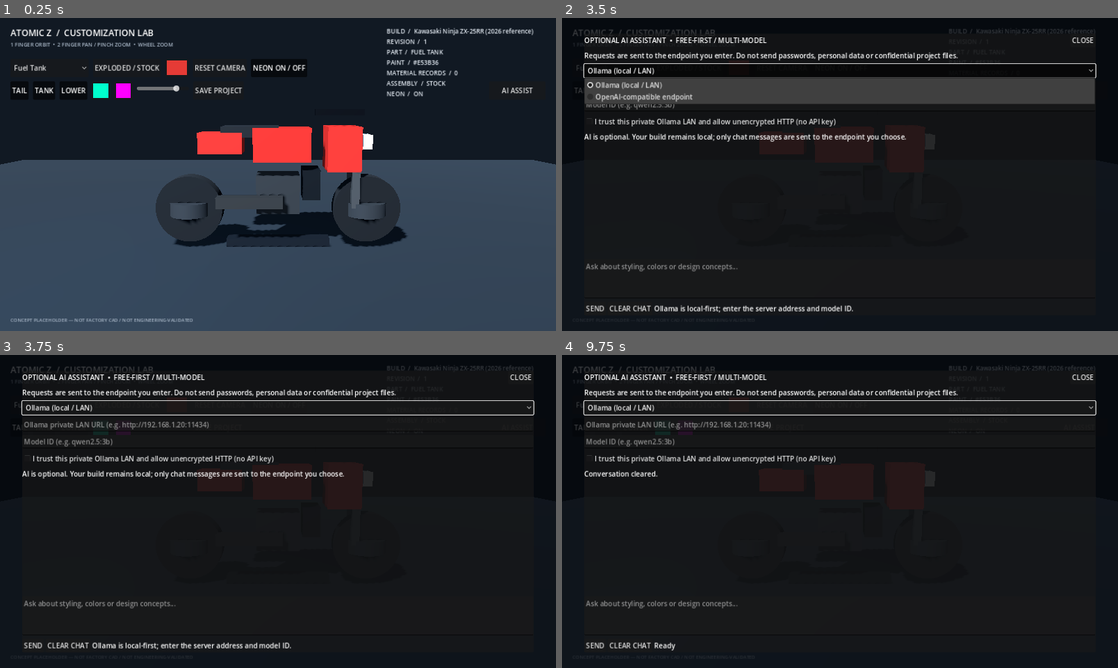
Above: before the commit, frames 1-4 (two rows, left to right).
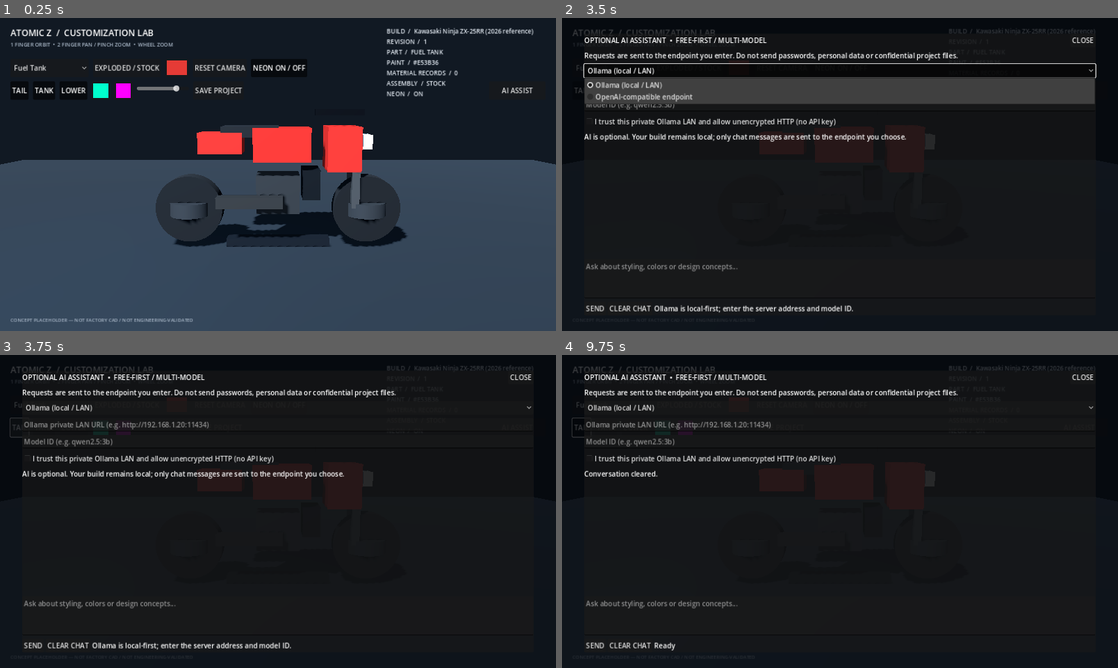
Above: after the commit, the same moments.

Repository: metsam-mastem/Atomic-Z-Customi-Z
Game: Godot game, scene res://scenes/main.tscn
Same seed, same stepped clock (60 frames per second), same inputs: the game is played once before the commit and once after it.
Inputs:
- Up to frame 1 (0.25 s): no input
- Up to frame 2 (3.5 s): click "AI ASSIST" at 0.5 s; click "Fuel Tank" at 1.25 s; click "EXPLODED / STOCK" at 2 s; click "NEON ON / OFF" at 2.75 s
- Up to frame 3 (3.75 s): click "TAIL" at 3.5 s
- Up to frame 4 (9.75 s): click "TANK" at 4.25 s; click "LOWER" at 5 s; click "SEND" at 5.75 s; click "CLEAR CHAT" at 6.5 s; click "Fuel Tank" at 7.25 s; click "EXPLODED / STOCK" at 8 s; click "NEON ON / OFF" at 8.75 s; click "TAIL" at 9.5 s

Frames 1-2 are identical in both runs. In frame 3, 0.7% of the frame differs, in the area x 1-97%, y 14-27%; in frame 4, 0.7%.

Commit message:
Fix AI overlay backdrop visibility and input pass-through

Diff:
--- a/scripts/ai_chat_overlay.gd
+++ b/scripts/ai_chat_overlay.gd
@@ -5,6 +5,7 @@
 
 var _client: Node
 var _panel: PanelContainer
+var _backdrop: ColorRect
 var _provider_selector: OptionButton
 var _endpoint_input: LineEdit
 var _model_input: LineEdit
@@ -26,18 +27,23 @@
 	_panel.visible = false
 
 func open_panel() -> void:
+	_backdrop.visible = true
 	_panel.visible = true
 	_panel.grab_focus()
 
 func close_panel() -> void:
 	_client.cancel_active_request()
 	_panel.visible = false
+	_backdrop.visible = false
 
 func _build_panel() -> void:
-	var backdrop := ColorRect.new()
-	backdrop.color = Color(0.015, 0.025, 0.04, 0.78)
-	backdrop.set_anchors_and_offsets_preset(Control.PRESET_FULL_RECT)
-	add_child(backdrop)
+	_backdrop = ColorRect.new()
+	_backdrop.name = "AIBackdrop"
+	_backdrop.color = Color(0.015, 0.025, 0.04, 0.78)
+	_backdrop.set_anchors_and_offsets_preset(Control.PRESET_FULL_RECT)
+	_backdrop.mouse_filter = Control.MOUSE_FILTER_IGNORE
+	_backdrop.visible = false
+	add_child(_backdrop)
 
 	_panel = PanelContainer.new()
 	_panel.name = "AIPanel"
